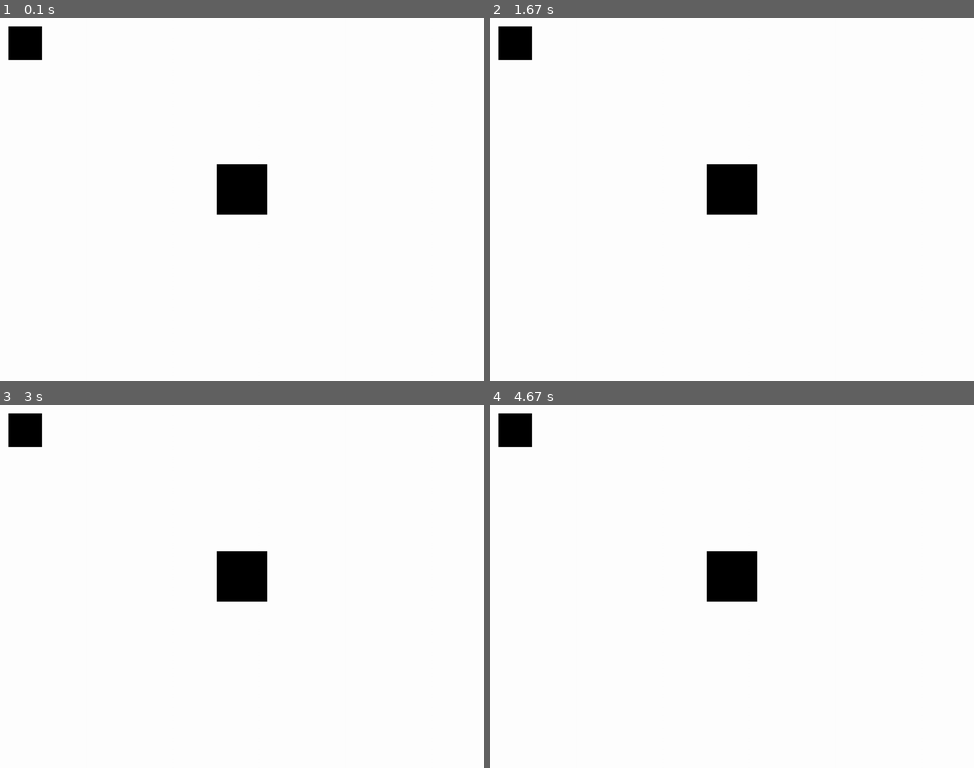
Above: before the commit, frames 1-4 (two rows, left to right).
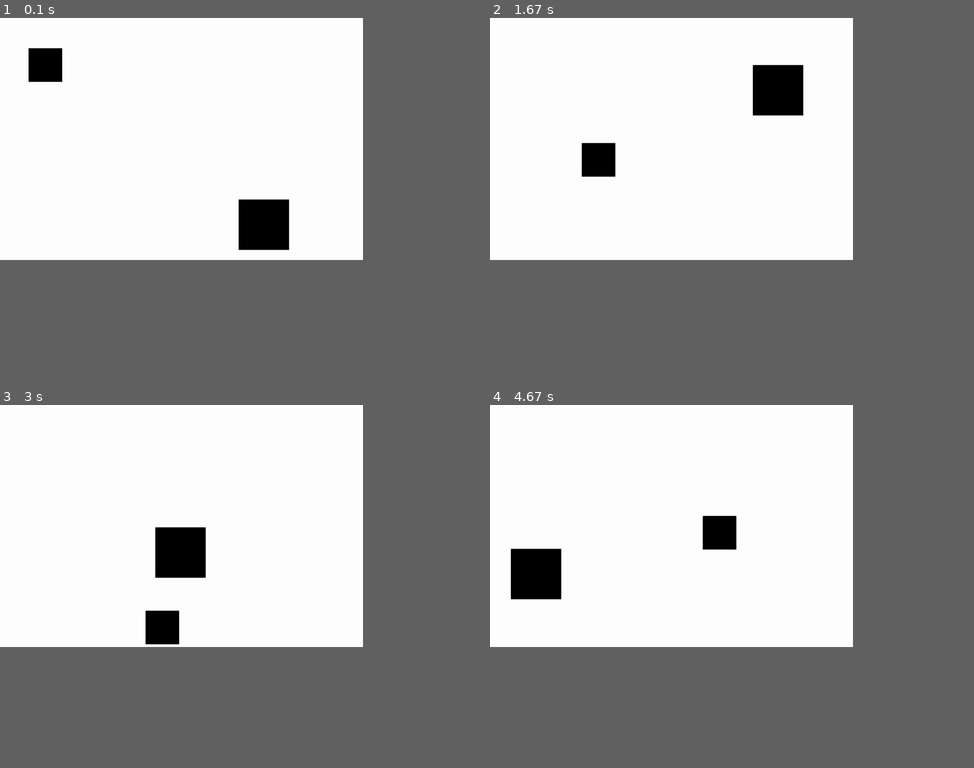
Above: after the commit, the same moments.

Repository: Aliaser1001/Collisions_with_pygame
Game: pygame game, started from collisions.py
The game is run twice, just before and just after one commit, with the same random seed, the same clock (stepped at 60 frames per second) and the same inputs.
Inputs:
- Up to frame 1 (0.1 s): no input
- Up to frame 2 (1.67 s): no input
- Up to frame 3 (3 s): no input
- Up to frame 4 (4.67 s): no input
In our replay, the window is 900x675 before the commit and 675x450 after it. These sizes can differ from the game's own. Grey fills any space a smaller window leaves; there, only what the larger window draws over its background counts as a difference.

The runs differ from the first frame. In frame 1, 3.6% of the frame differs, in the area x 1-60%, y 2-64%; in frame 2, 4.3%; in frame 3, 4.3%; in frame 4, 4.3%, in the area x 1-56%, y 2-55%.

Commit message:
Finally, after two hours I managed to simulate motion of two squares.

Diff:
--- a/collisions.py
+++ b/collisions.py
@@ -1,32 +1,53 @@
 import sys, pygame
 
 pygame.init()
-size = width, height = 1440, 1080
+clock = pygame.time.Clock()
+size = screen_width, screen_height = 1080, 720
 white = 255, 255, 255
 black = 0, 0, 0
 screen = pygame.display.set_mode(size)
 
+
+class Square:
+
+    def __init__(self, x, y, width, height, speed: list):
+        self.x = x
+        self.y = y
+        self.width = width
+        self.height = height
+        self.speed = speed
+    def get_values(self):
+        return [self.x, self.y, self.width, self.height]
+
+    def accelerate(self, speed):
+        self.x += speed[0]
+        self.y += speed[1]
+
+    def only_in_screen(self):
+        if self.x < 0 or self.x+self.width > screen_width:
+            self.speed[0] = -self.speed[0]
+        if self.y < 0 or self.y +self.height > screen_height:
+            self.speed[1] = -self.speed[1]
+
+
 # Square 1
-speed_1 = [2, 3]
-side_1 = 100
-x_1 = side_1 / 2 - 25
-y_1 = side_1 / 2 - 25  # Coordinates of the center of the square
-square_1 = [x_1, y_1, side_1, side_1, speed_1]
+square_1 = Square(75, 75, 100, 100, [2, 3])
 
 # Square 2
+square_2 = Square(690, 500, 150, 150, [4, 8])
 
-speed_2 = [4, -5]
-side_2 = 150
-x_2 = (width / 2) - (side_2 / 2)
-y_2 = (height / 3) + (side_2 / 2)  # Coordinates of the center of the square
-square_2 = [x_2, y_2, side_2, side_2, speed_2]
 
 while True:
+    clock.tick(60)
     for event in pygame.event.get():
         if event.type == pygame.QUIT:
             sys.exit()
+    square_1.only_in_screen()
+    square_2.only_in_screen()
+    square_1.accelerate(speed=square_1.speed)
+    square_2.accelerate(speed=square_2.speed)
 
     screen.fill(white)
-    pygame.draw.rect(screen, black, rect=square_1[0:4])
-    pygame.draw.rect(screen, black, rect=square_2[0:4])
+    pygame.draw.rect(screen, black, rect=square_1.get_values())
+    pygame.draw.rect(screen, black, rect=square_2.get_values())
     pygame.display.flip()
